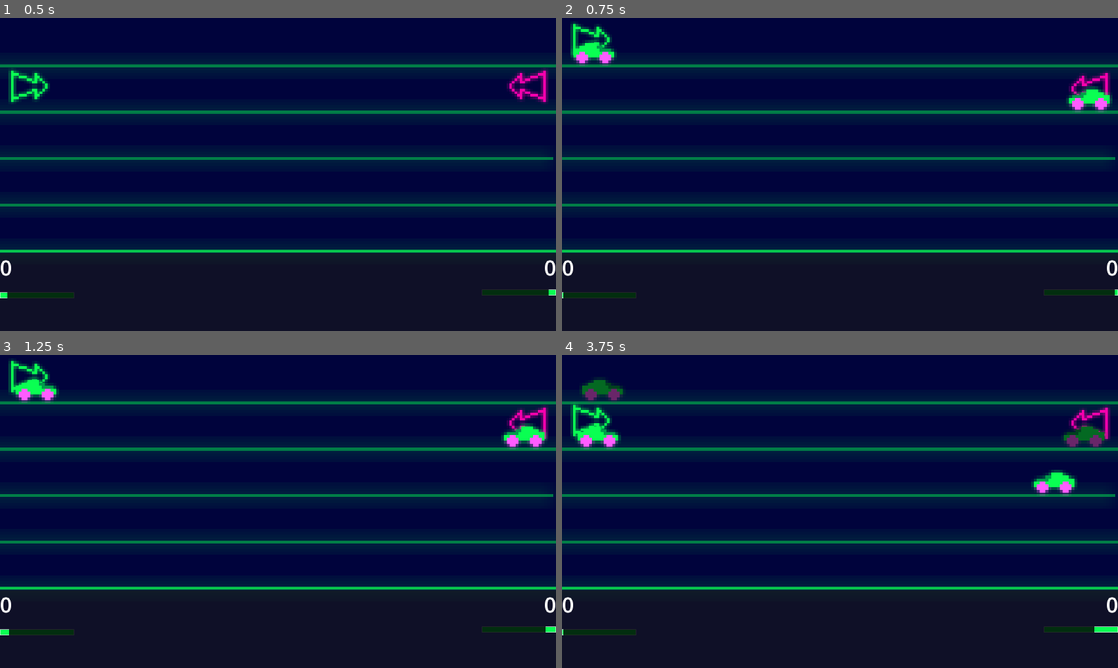
Above: before the commit, frames 1-4 (two rows, left to right).
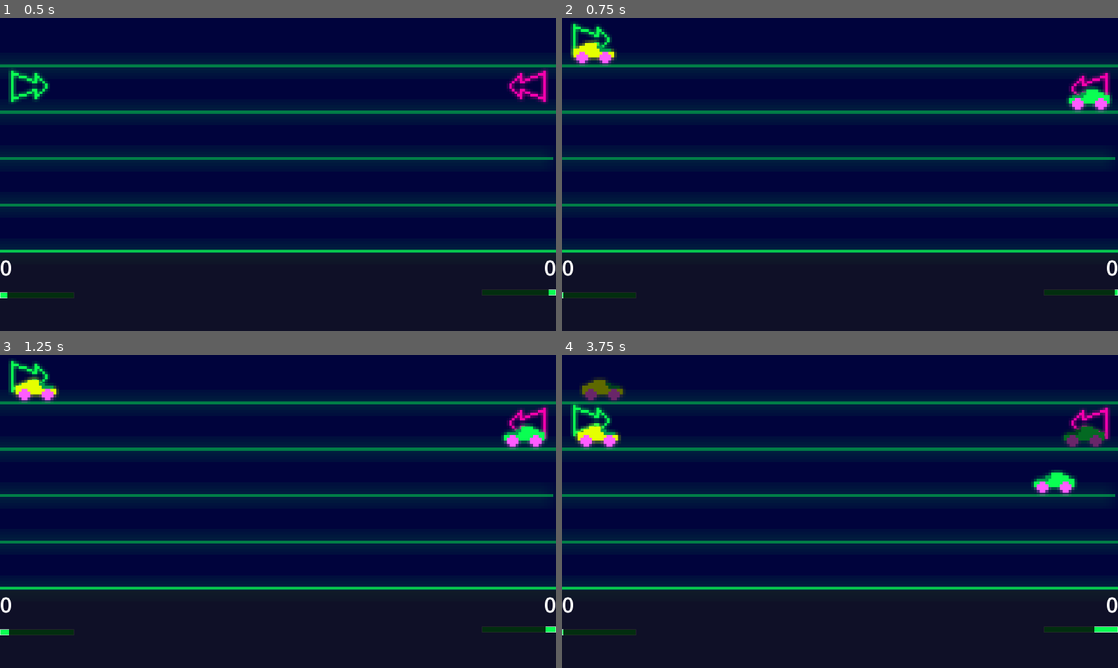
Above: after the commit, the same moments.

Repository: Neppord/battery-pact
Game: Godot game, scene res://main.tscn
Two runs of this game, one before a commit and one after it. Both use one fixed random seed, a clock stepped at 60 frames per second and the inputs below.
Inputs:
- Up to frame 1 (0.5 s): no input
- Up to frame 2 (0.75 s): tap Enter (player_2_spawn) at 0.5 s; hold W (player_1_up) from 0.53 s (still down); tap Space (player_1_spawn) at 0.6 s
- Up to frame 3 (1.25 s): keep holding W (player_1_up)
- Up to frame 4 (3.75 s): release W (player_1_up) at 1.28 s; hold S (player_1_down) 1.28-2.03 s; tap one key every 0.75 s from 1.35 s: Down (player_2_down) Enter (player_2_spawn) Up (player_2_up) Space (player_1_spawn); hold W (player_1_up) 2.03-3.53 s; hold S (player_1_down) from 3.53 s (still down)

Frame 1 is identical in both runs. In frame 2, 0.3% of the frame differs, in the area x 1-10%, y 7-14%; in frame 3, 0.3%; in frame 4, 0.5%, in the area x 2-11%, y 8-29%.

Commit message:
Add yellow toy and let the first player use it
Co-authored-by: Karl Wängberg <karlwangberg@gmail.com>

Diff:
--- a/main.gd
+++ b/main.gd
@@ -1,6 +1,7 @@
 extends Node2D
 
-const TOY = preload("uid://c1xwjjii6xoxd")
+const TOY = preload("res://toy.tscn")
+const TOY2 = preload("res://toy2.tscn")
 @onready var player_1_cooldown: Timer = $Player1Timer
 @onready var player_2_cooldown: Timer = $Player2Timer
 @onready var sfx_player: AudioStreamPlayer2D = $"SFX player"
@@ -37,18 +38,18 @@
         var progress := timer_progress(player_1_battery)
         player_1_battery.start()
         player_1_cooldown.start()
-        spawn(toy_position, Vector2.RIGHT, progress)
+        spawn(TOY2, toy_position,Vector2.RIGHT, progress)
 
 func spawn_right(toy_position: Vector2) -> void:
     if player_2_cooldown.is_stopped():
         var progress := timer_progress(player_2_battery)
         player_2_battery.start()
         player_2_cooldown.start()
-        spawn(toy_position, Vector2.LEFT, progress)
+        spawn(TOY, toy_position, Vector2.LEFT, progress)
 
-func spawn(toy_position: Vector2, direction: Vector2, charge:float) -> void:
+func spawn(toy_scene: PackedScene,toy_position: Vector2, direction: Vector2, charge:float) -> void:
     sfx_player.play()
-    var toy := TOY.instantiate()
+    var toy := toy_scene.instantiate()
     get_tree().current_scene.add_child(toy) # or add_child(toy) depending on where you want it
     toy.global_position = toy_position
     toy.direction = direction
--- /dev/null
+++ b/toy2.tscn
@@ -0,0 +1,38 @@
+[gd_scene format=3 uid="uid://c2r6i470ier6y"]
+
+[ext_resource type="Script" uid="uid://yp5n1lswdn0y" path="res://toy.gd" id="1_gjsum"]
+[ext_resource type="Texture2D" uid="uid://crjbsgcukerwm" path="res://aseprite/neon-toy-yellow.png" id="2_gjsum"]
+[ext_resource type="AudioStream" uid="uid://bnsvlcvh0vi0e" path="res://sfx/shoot.wav" id="3_vwahc"]
+[ext_resource type="AudioStream" uid="uid://clvpoao5ac7lu" path="res://sfx/hit.wav" id="4_jybtt"]
+[ext_resource type="AudioStream" uid="uid://c55o21di6s17t" path="res://sfx/break.wav" id="5_o31l6"]
+
+[sub_resource type="RectangleShape2D" id="RectangleShape2D_fe3bf"]
+size = Vector2(139, 69)
+
+[sub_resource type="AudioStreamRandomizer" id="AudioStreamRandomizer_gdnoh"]
+random_pitch = 1.1362262
+streams_count = 3
+stream_0/stream = ExtResource("3_vwahc")
+stream_1/stream = ExtResource("4_jybtt")
+stream_2/stream = ExtResource("5_o31l6")
+
+[node name="Toy2" type="RigidBody2D" unique_id=1072743980]
+position = Vector2(-5, 0)
+gravity_scale = 0.0
+contact_monitor = true
+max_contacts_reported = 16
+script = ExtResource("1_gjsum")
+
+[node name="CollisionShape2D" type="CollisionShape2D" parent="." unique_id=173025041]
+position = Vector2(5.5, -34.5)
+shape = SubResource("RectangleShape2D_fe3bf")
+
+[node name="NeonToyCar" type="Sprite2D" parent="." unique_id=831308392]
+position = Vector2(4.9999995, -38.999996)
+scale = Vector2(10, 10)
+texture = ExtResource("2_gjsum")
+
+[node name="SFX player" type="AudioStreamPlayer2D" parent="." unique_id=1251227886]
+stream = SubResource("AudioStreamRandomizer_gdnoh")
+
+[connection signal="body_entered" from="." to="." method="_on_body_entered"]
Binary file added: aseprite/neon-toy-yellow.aseprite
Binary file added: aseprite/neon-toy-yellow.png
Not shown, added: aseprite/neon-toy-yellow.png.import
